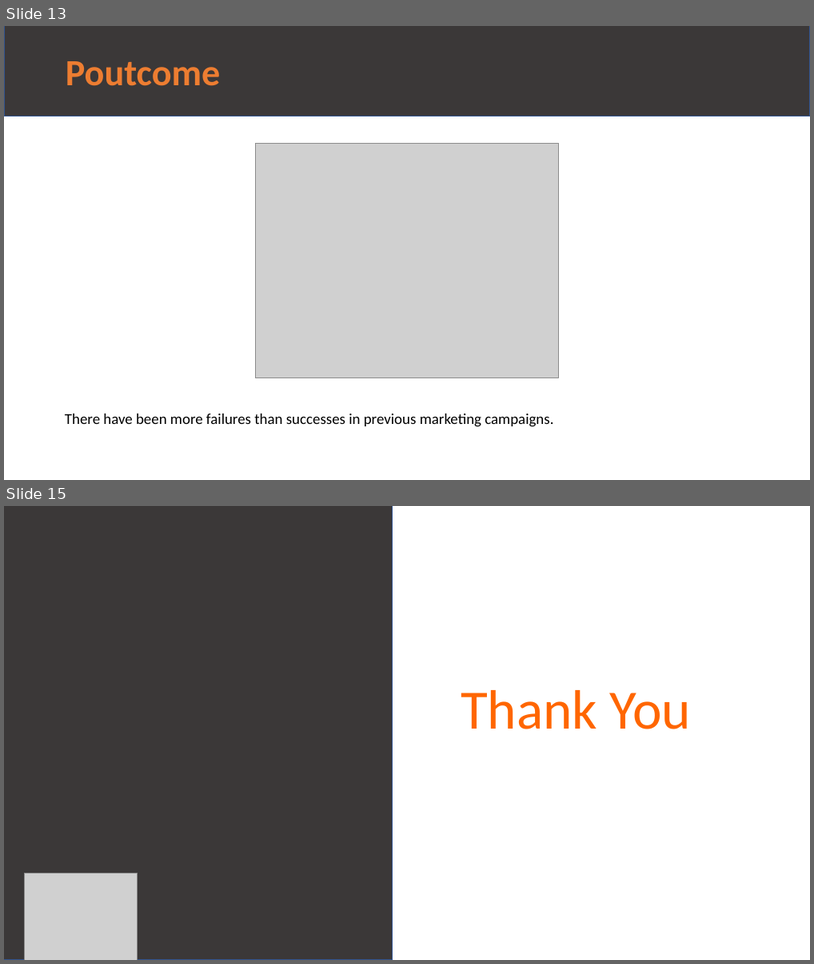
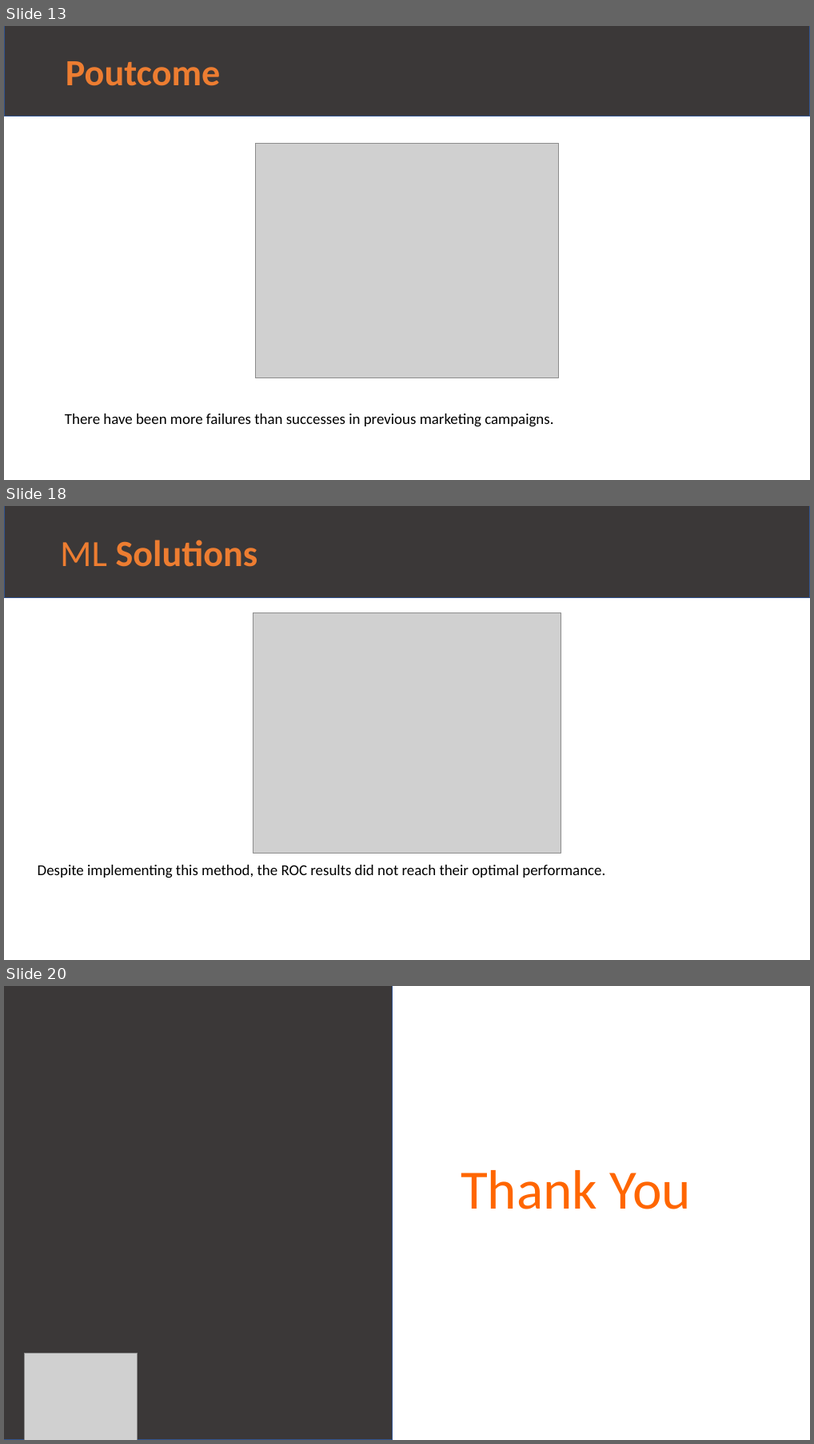
Before and after one commit to MuhammadNurilHuda/Bank-Marketing-Campaign, a slide deck: Bank Marketing Campaign - Final.pptx. Shown one above the other, each under a label of ours: slides 13 and 15 before the commit, slides 13, 18 and 20 after it; the slides between them are not shown. The pictures are 814x964 and 814x1444 pixels, drawn with LibreOffice and Linux fonts; fonts in the diff are those of the drawing; grey boxes stand for pictures. Boxes give left, top, right and bottom in pixels: in the first picture for what was removed or moved away, otherwise in the second. Text is boxed around its words. In the diff, an @@ line names an element or a change of style, - is before the commit and + after.

```diff
--- a/Bank Marketing Campaign - Final.pptx
+++ b/Bank Marketing Campaign - Final.pptx
@@ slide 18 added at bbox=[4, 506, 810, 960], background #FFFFFF @@
@@ rectangle added at bbox=[4, 506, 810, 597], fill #3B3838, outline #325491 1 pt, 44 pt, text #ED7D31, bold @@
+ML Solutions
@@ picture added at bbox=[254, 613, 561, 852] @@
@@ text added at bbox=[38, 864, 606, 878], 18 pt, text #000000 @@
+Despite implementing this method, the ROC results did not reach their optimal performance.
@@ what was slide 15 is now slide 20 @@
```
Also in this commit, not shown: 1 slide changed, 5 other slides added, 1 slide removed, 6 other files.
